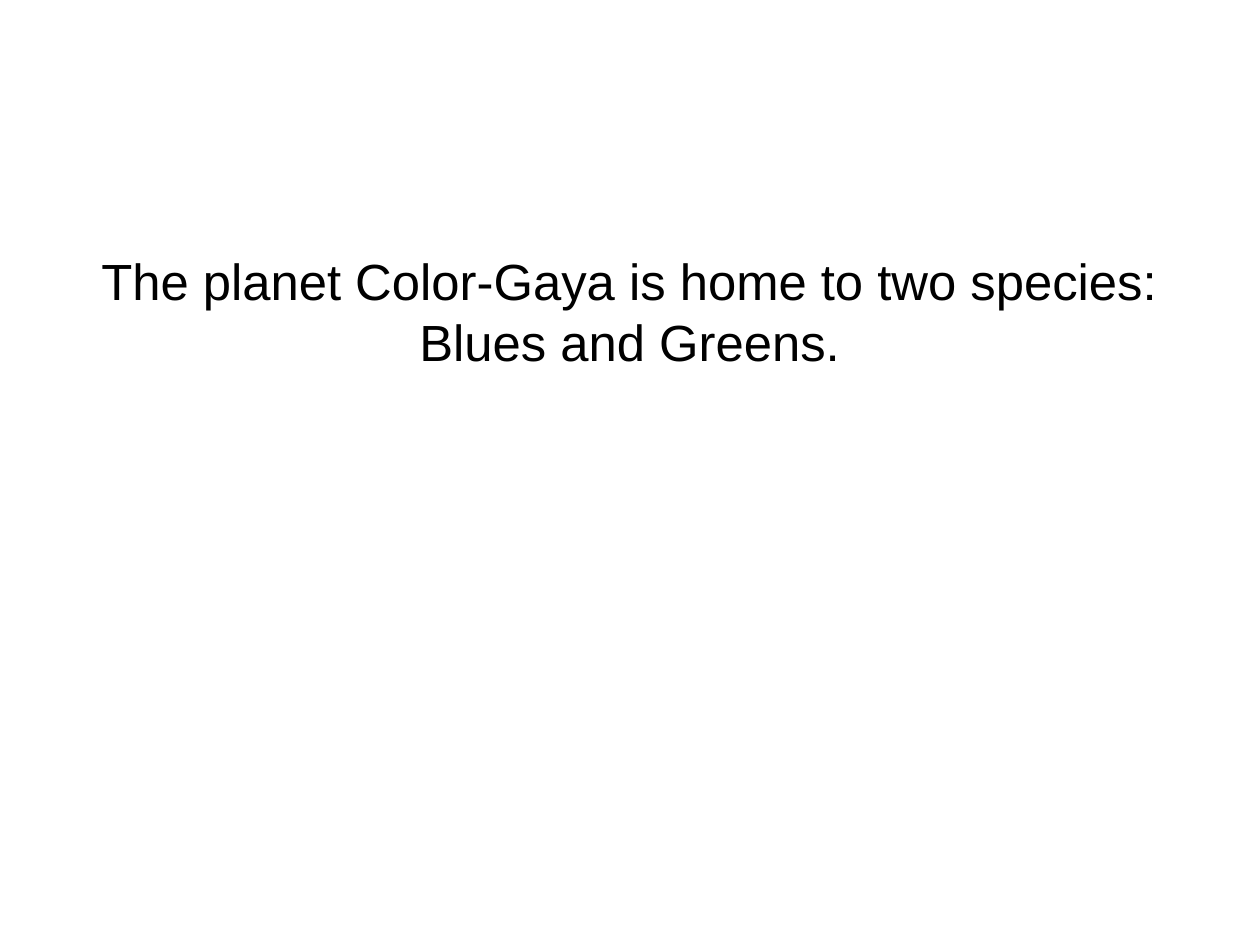
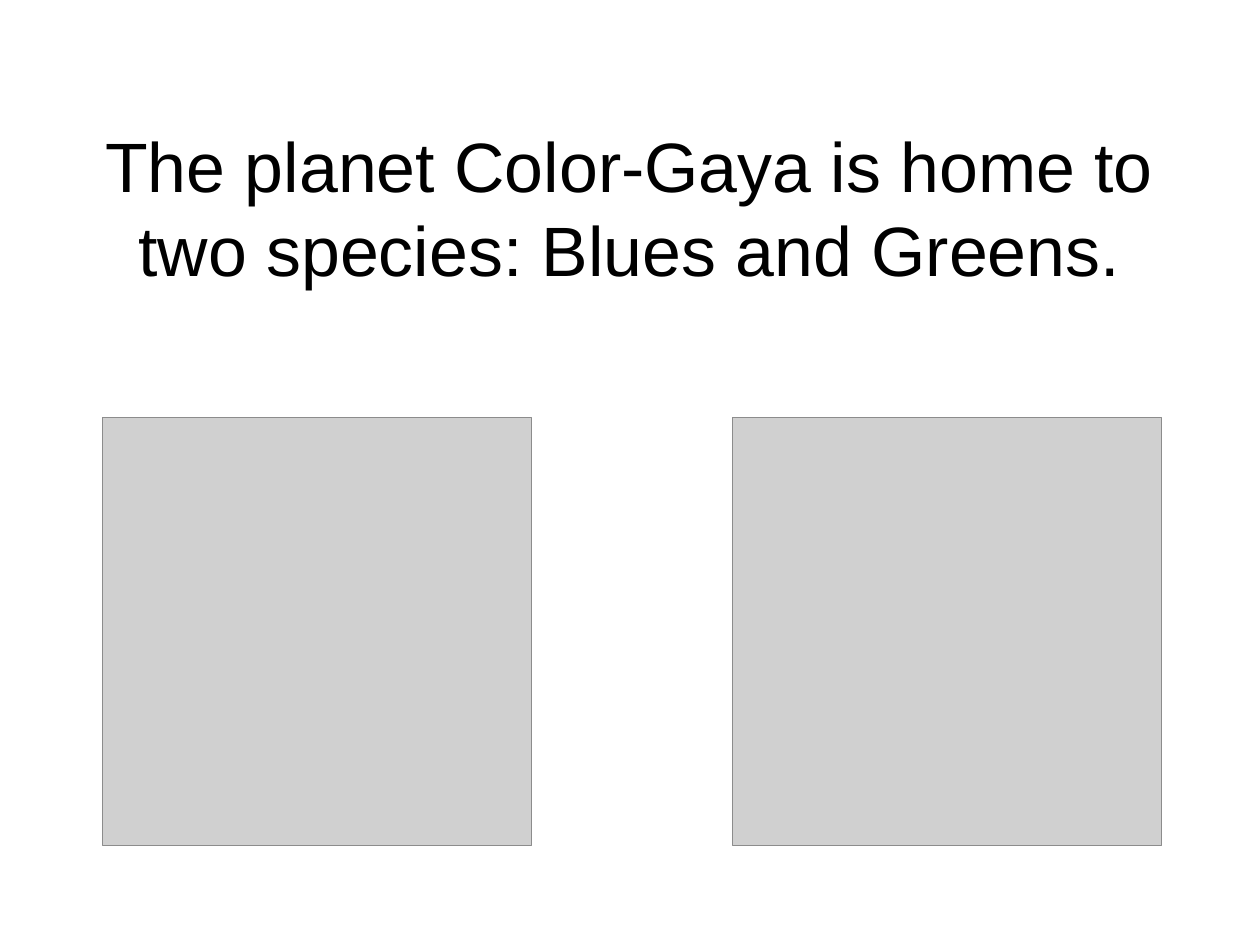
Before and after one commit to flxsosa/MoralDynamics, a slide deck: slide 1 of experiment_template/experiment_slides.odp. Drawn at 1260x945 pixels with LibreOffice and Linux fonts; fonts in the diff are those of the drawing; grey boxes stand for pictures. Boxes give left, top, right and bottom in pixels: in the first picture for what was removed or moved away, otherwise in the second. Text is boxed around its words. In the diff, an @@ line names an element or a change of style, - is before the commit and + after.

```diff
--- a/experiment_template/experiment_slides.odp
+++ b/experiment_template/experiment_slides.odp
@@ title "The planet Color-Gaya is home ...": place and size @@
-title "The planet Color-Gaya is home ..." at bbox=[101, 263, 1156, 362]
+title "The planet Color-Gaya is home ..." at bbox=[105, 141, 1153, 289]
@@ title "The planet Color-Gaya is home ..." at bbox=[105, 141, 1153, 289]: size 32 to 44 pt @@
@@ picture added at bbox=[103, 417, 532, 846] @@
@@ picture added at bbox=[733, 417, 1162, 846] @@
```
Also in this commit, not shown: 6 other slides changed.
